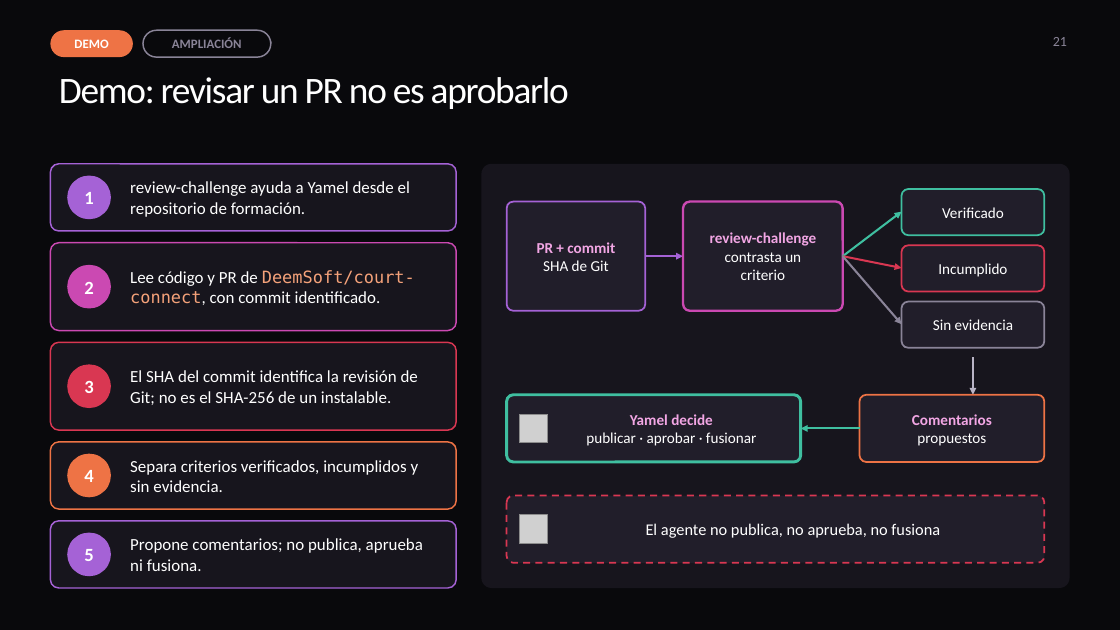
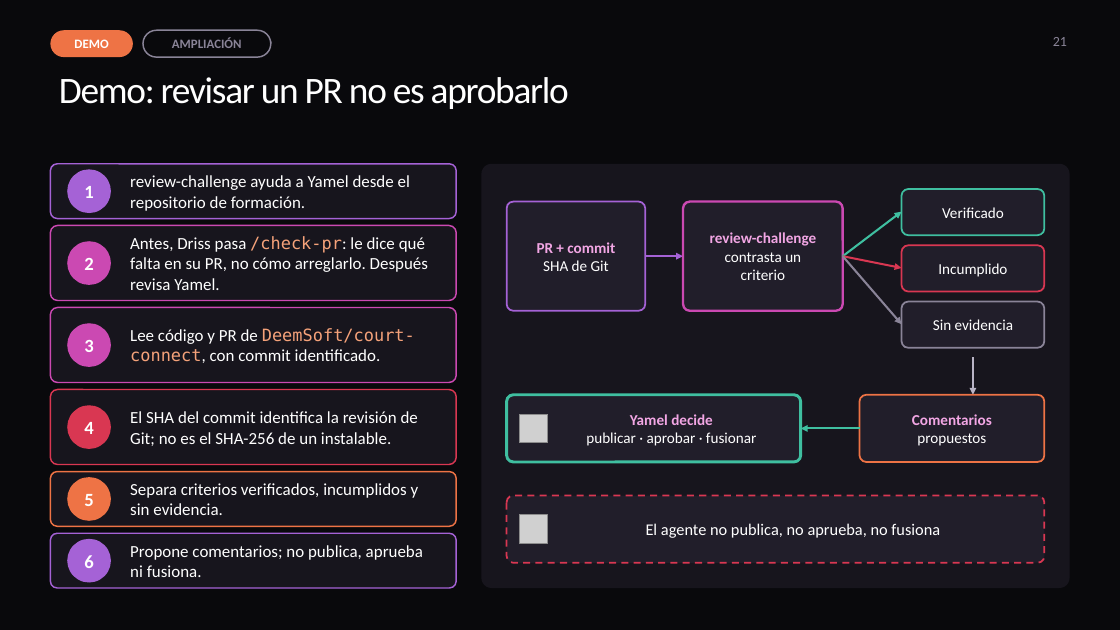
Before and after one commit to ybenzina/formacion-dotnet-junior, a slide deck: slide 21 of docs/masterclasses/masterclass-ai-agents.pptx. Drawn at 1120x630 pixels with LibreOffice and Linux fonts; fonts in the diff are those of the drawing; grey boxes stand for pictures. Boxes give left, top, right and bottom in pixels: in the first picture for what was removed or moved away, otherwise in the second. Text is boxed around its words. In the diff, an @@ line names an element or a change of style, - is before the commit and + after.

```diff
--- a/docs/masterclasses/masterclass-ai-agents.pptx
+++ b/docs/masterclasses/masterclass-ai-agents.pptx
@@ rounded rectangle: place and size @@
-rounded rectangle at (50,164,456,231)
+rounded rectangle at (50,164,456,218)
@@ ellipse "1": place and size @@
-ellipse "1" at (67,176,111,219)
+ellipse "1" at (67,170,111,213)
@@ text "review-challenge ayuda a Yamel desde ...": place and size @@
-text "review-challenge ayuda a Yamel desde ..." at (130,181,410,217)
+text "review-challenge ayuda a Yamel desde ..." at (130,175,410,211)
@@ rounded rectangle added at (50,225,456,300), fill #17151D, outline #CB49B2 1.25 pt @@
@@ text added at (130,236,428,290), 14.5 pt, text #FFFFFF @@
+Antes, Driss pasa /check-pr: le dice qué falta en su PR, no cómo arreglarlo. Después revisa Yamel.
@@ ellipse "2": place and size @@
-ellipse "2" at (67,265,111,308)
+ellipse "2" at (67,241,111,285)
@@ rounded rectangle: place and size @@
-rounded rectangle at (50,243,456,331)
+rounded rectangle at (50,308,456,382)
@@ ellipse "3": place and size @@
-ellipse "3" at (67,365,111,408)
+ellipse "3" at (67,323,111,367)
@@ ellipse "3" at (67,323,111,367): fill #D93752 to #CB49B2 @@
@@ text "Lee código y PR de ...": place and size @@
-text "Lee código y PR de ..." at (130,270,415,305)
+text "Lee código y PR de ..." at (130,328,415,363)
@@ rounded rectangle: place and size @@
-rounded rectangle at (50,343,456,431)
+rounded rectangle at (50,390,456,465)
@@ ellipse "4": place and size @@
-ellipse "4" at (67,454,111,497)
+ellipse "4" at (67,405,111,449)
@@ ellipse "4" at (67,405,111,449): fill #EE7345 to #D93752 @@
@@ text "El SHA del commit identifica ...": place and size @@
-text "El SHA del commit identifica ..." at (130,370,418,405)
+text "El SHA del commit identifica ..." at (130,411,418,446)
@@ rounded rectangle: place and size @@
-rounded rectangle at (50,442,456,509)
+rounded rectangle at (50,471,456,526)
@@ ellipse "5": place and size @@
-ellipse "5" at (67,533,111,576)
+ellipse "5" at (67,477,111,521)
@@ ellipse "5" at (67,477,111,521): fill #A562D6 to #EE7345 @@
@@ text "Separa criterios verificados, incumplidos y ...": place and size @@
-text "Separa criterios verificados, incumplidos y ..." at (130,460,419,492)
+text "Separa criterios verificados, incumplidos y ..." at (130,483,419,515)
@@ rounded rectangle: place and size @@
-rounded rectangle at (50,521,456,588)
+rounded rectangle at (50,534,456,588)
@@ ellipse added at (67,539,111,582), fill #A562D6, 16 pt, text #FFFFFF, bold @@
+6
@@ text "Propone comentarios; no publica, aprueba ...": place and size @@
-text "Propone comentarios; no publica, aprueba ..." at (130,538,423,571)
+text "Propone comentarios; no publica, aprueba ..." at (130,545,423,577)
```
Also in this commit, not shown: 9 other slides changed, 50 other files.
